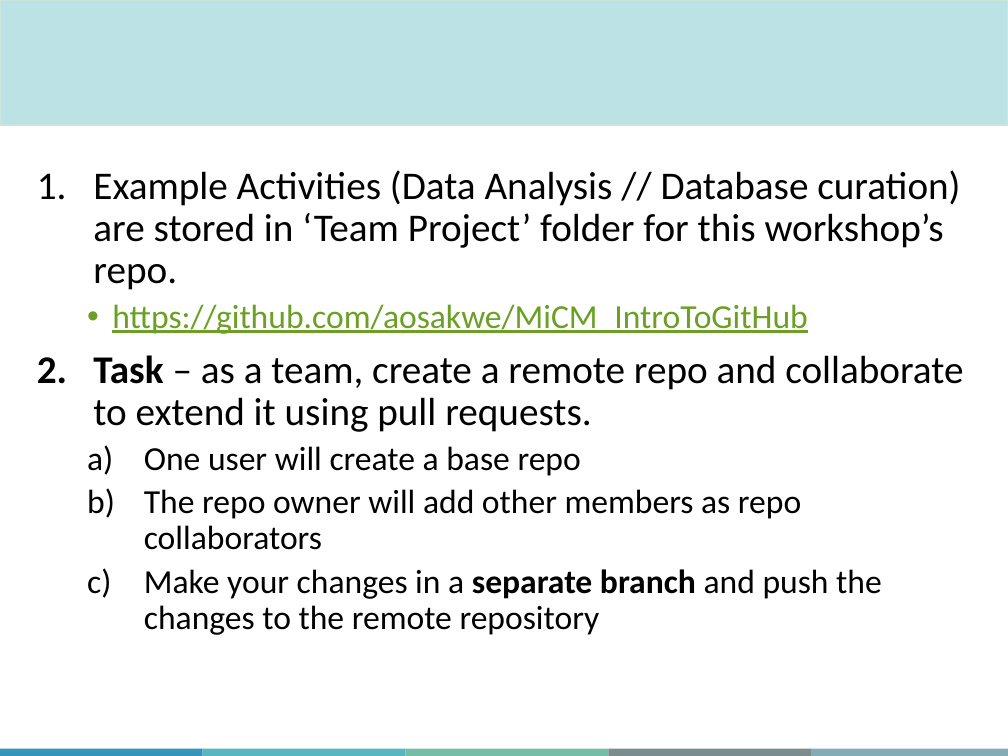
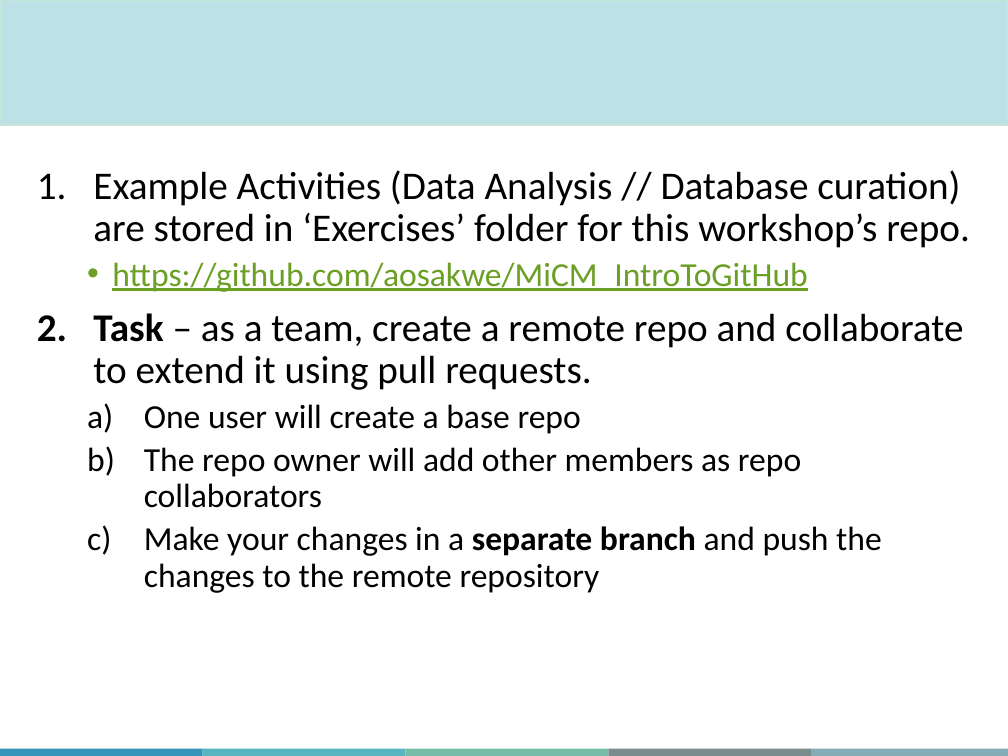
Before and after one commit to aosakwe/MiCM_IntroToGitHub, a slide deck: slide 57 of Slides/MiCM_GitHub_Workshop.pptx. Drawn at 1008x756 pixels with LibreOffice and Linux fonts; fonts in the diff are those of the drawing; background and template pictures are left out. Boxes give left, top, right and bottom in pixels: in the first picture for what was removed or moved away, otherwise in the second. Text is boxed around its words. In the diff, an @@ line names an element or a change of style, - is before the commit and + after.

Commit message:
Edited slides for new folder names

```diff
--- a/Slides/MiCM_GitHub_Workshop.pptx
+++ b/Slides/MiCM_GitHub_Workshop.pptx
@@ text at bbox=[93, 170, 970, 248]: text changed @@
-1. Example Activities (Data Analysis // Database curation) are stored in ‘Team Project’ folder for this workshop’s repo.
+1. Example Activities (Data Analysis // Database curation) are stored in ‘Exercises’ folder for this workshop’s repo.
```
Also in this commit, not shown: 1 other file.
